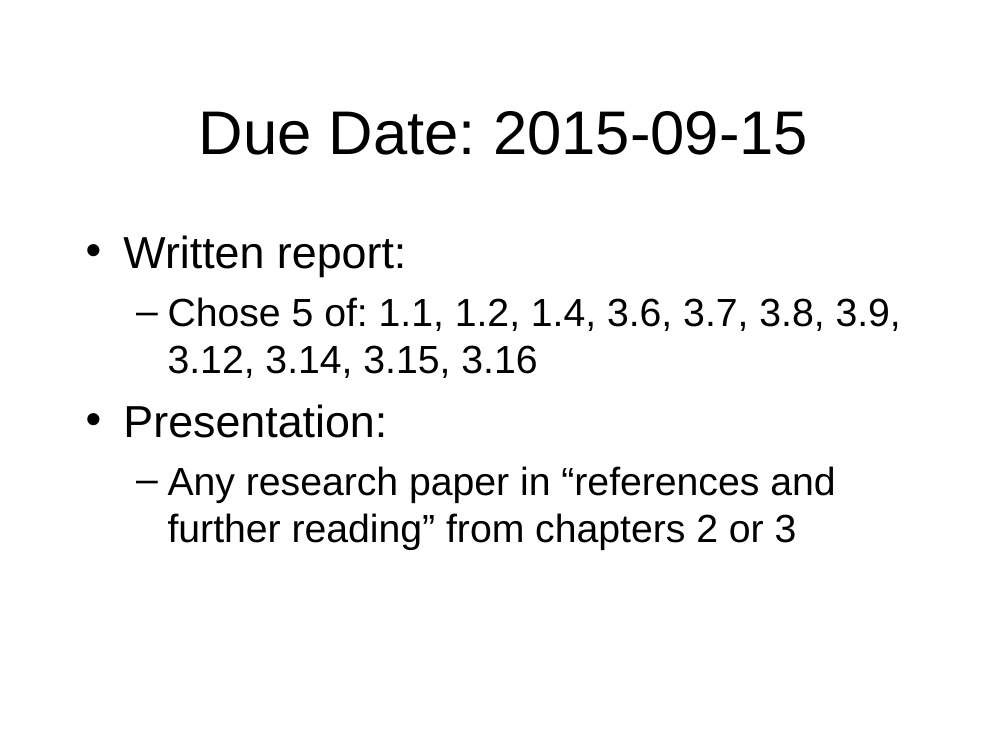
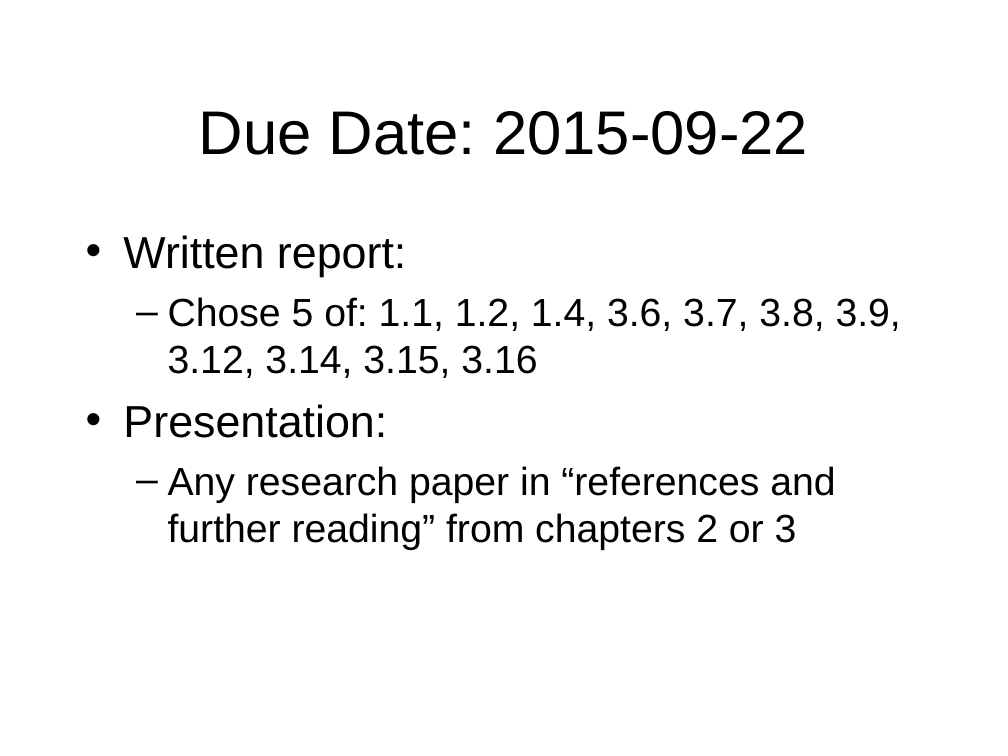
Before and after one commit to phvargas/cs834-f16, a slide deck: slide 2 of assignments/assignment1.ppt. Drawn at 1008x756 pixels with LibreOffice and Linux fonts; fonts in the diff are those of the drawing. Boxes give left, top, right and bottom in pixels: in the first picture for what was removed or moved away, otherwise in the second. Text is boxed around its words. In the diff, an @@ line names an element or a change of style, - is before the commit and + after.

```diff
--- a/assignments/assignment1.ppt
+++ b/assignments/assignment1.ppt
@@ title at [199, 111, 808, 155]: text changed @@
-Due Date: 2015-09-15
+Due Date: 2015-09-22
```
Also in this commit, not shown: 1 other slide changed.
